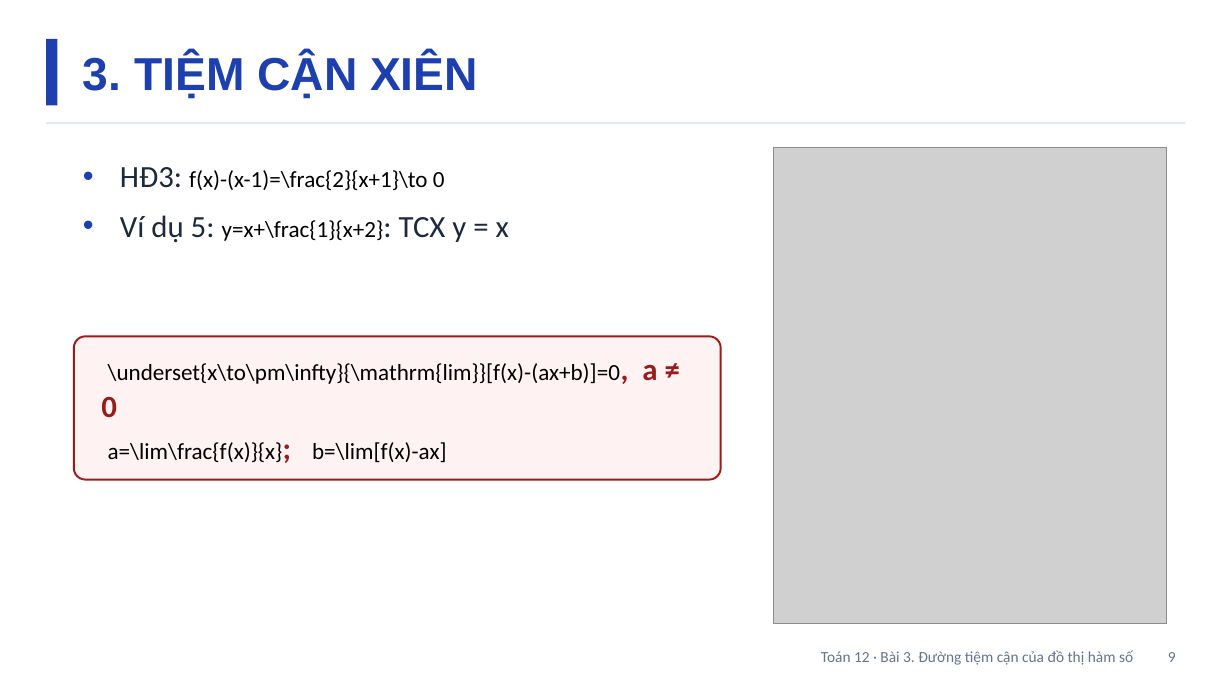
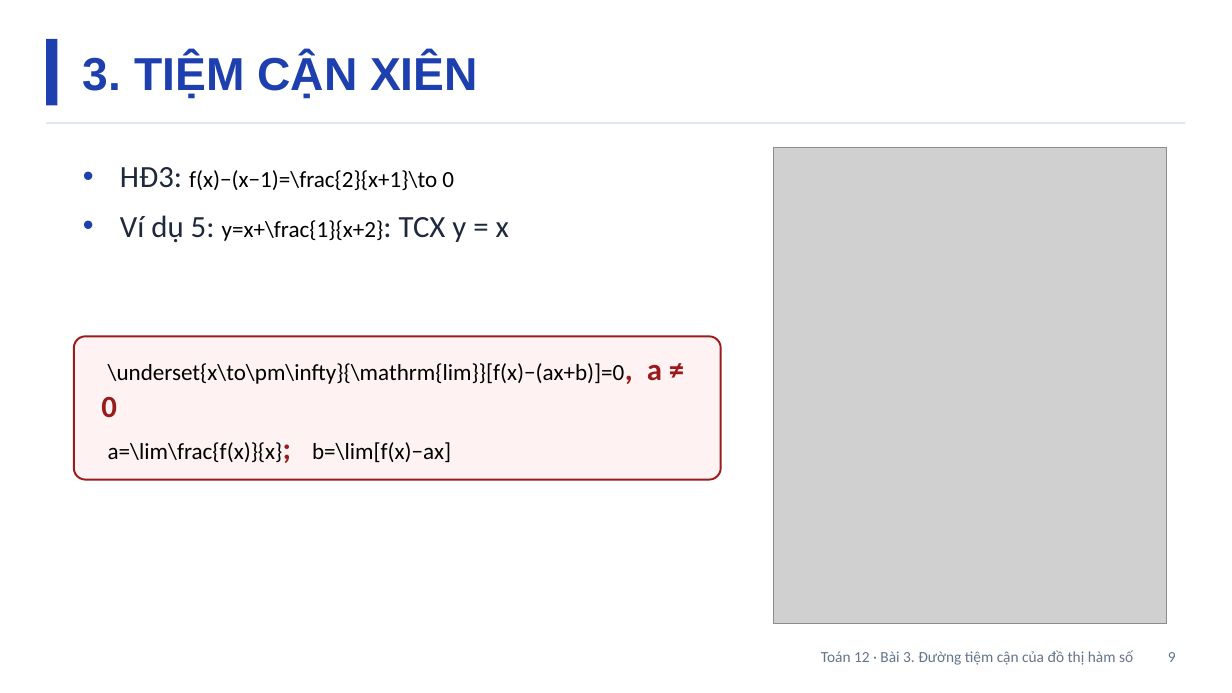
Before and after one commit to Trangtu66/Taode_thi_online, a slide deck: slide 9 of slides/Toan12/Slide_TOAN12_Bai3_T10-13.pptx. Drawn at 1232x693 pixels with LibreOffice and Linux fonts; fonts in the diff are those of the drawing; grey boxes stand for pictures. Boxes give left, top, right and bottom in pixels: in the first picture for what was removed or moved away, otherwise in the second. Text is boxed around its words. In the diff, an @@ line names an element or a change of style, - is before the commit and + after.

```diff
--- a/slides/Toan12/Slide_TOAN12_Bai3_T10-13.pptx
+++ b/slides/Toan12/Slide_TOAN12_Bai3_T10-13.pptx
@@ text at (120,167,454,190): text changed @@
-• HĐ3: f(x)-(x-1)=\frac{2}{x+1}\to 0
+• HĐ3: f(x)−(x−1)=\frac{2}{x+1}\to 0
@@ text at (101,363,662,462): text changed @@
-\underset{x\to\pm\infty}{\mathrm{lim}}[f(x)-(ax+b)]=0, a ≠ 0
-a=\lim\frac{f(x)}{x}; b=\lim[f(x)-ax]
+\underset{x\to\pm\infty}{\mathrm{lim}}[f(x)−(ax+b)]=0, a ≠ 0
+a=\lim\frac{f(x)}{x}; b=\lim[f(x)−ax]
```
Also in this commit, not shown: 8 other slides changed, 50 other files.
